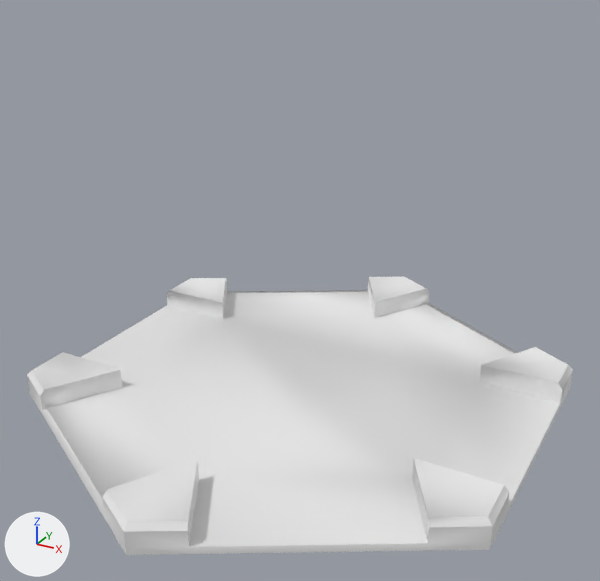
The FBX model Assets/_Project/Prefabs/HexTiles/Imports/HexTile10.fbx as it was, and as the next commit left it.
Before and after are seen from a camera (50 mm lens) standing at (12.8, -23.5, 15.8) and looking at (-0.1, 0.0, 4.0). Every picture has the same lights, and +X, +Y and +Z are marked at lower left. The picture after the commit comes second. Materials are left out; every surface is plain grey. Where no turn or scale is listed for an object, it has been applied to the vertices.

The scene before the commit, as lines of its bpy script (objects in view):
```python
me_scene_009 = bpy.data.meshes.new('Scene.009')
me_scene_009.from_pydata(...)  # 97 vertices, 184 faces; spans x -8.7..8.7, y -10.0..10.0, z 0.0..1.0
me_scene_009.materials.append(mat_material_001)
ob_terrain_01_009 = bpy.data.objects.new('Terrain_01.009', me_scene_009)
ob_terrain_01_009.location = (0.0, 0.0, 0.0)
```
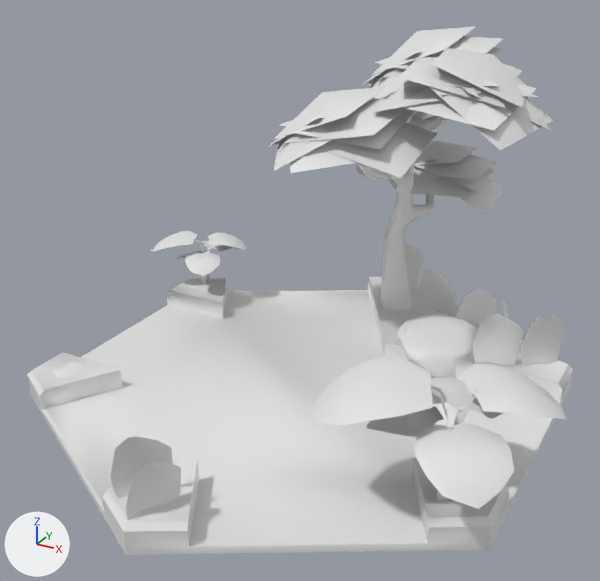
Commit message: Updated tiles

Where the newer file only moved an object's origin or applied its transform, the numbers keep the older frame.

Patch to the scene script:
```diff
--- a/Assets/_Project/Prefabs/HexTiles/Imports/HexTile10.fbx.py
+++ b/Assets/_Project/Prefabs/HexTiles/Imports/HexTile10.fbx.py
@@ me_scene_009 @@
 # used by ob_terrain_01_009; location = (0.0, 0.0, 0.0)
-me_scene_009.from_pydata(...)  # 97 vertices, 184 faces; spans x -8.7..8.7, y -10.0..10.0, z 0.0..1.0
+me_scene_009.from_pydata(...)  # 96 vertices, 177 faces; spans x -8.7..8.7, y -10.0..10.0, z 0.0..1.0
+# me_scene_009 part 1
+# 2 vertices are removed from x 1.4..7.1, y 5.7..9.0, z 0.3
+# 13 faces are deleted
+# 1 vertex is added at (1.9, 3.3, 1.0)
+# 6 new faces join them
@@ me_plane_001 @@
+me_plane_001.from_pydata(...)  # 368 vertices, 244 faces; spans x -9.8..9.9, y -7.1..6.9, z 0.7..4.6
@@ me_plane_002 @@
+me_plane_002.from_pydata(...)  # 192 vertices, 120 faces; spans x -1.0..8.2, y -9.8..9.2, z 0.6..3.2
@@ me_rock_003_low_001 @@
+me_rock_003_low_001.from_pydata(...)  # 540 vertices, 915 faces; spans x -7.66..5.17, y -4.82..6.37, z -0.21..1.57
@@ me_cube_002 @@
+me_cube_002.from_pydata(...)  # 774 vertices, 1079 faces; spans x -3.63..6.56, y 1.19..12.17, z 0.51..12.06
@@ ob_monsteraplant_002 @@
+ob_monsteraplant_002 = bpy.data.objects.new('monsteraPlant.002', me_plane_001)
+ob_monsteraplant_002.location = (0.0, 0.0, 0.0)
@@ ob_grass1_002 @@
+ob_grass1_002 = bpy.data.objects.new('grass1.002', me_plane_002)
+ob_grass1_002.location = (0.0, 0.0, 0.0)
@@ ob_rock2_001 @@
+ob_rock2_001 = bpy.data.objects.new('rock2.001', me_rock_003_low_001)
+ob_rock2_001.location = (0.0, 0.0, 0.0)
@@ ob_tree7_002 @@
+ob_tree7_002 = bpy.data.objects.new('Tree7.002', me_cube_002)
+ob_tree7_002.location = (0.0, 0.0, 0.0)
```

Where the change shows, as pixel boxes (x1, y1, x2, y2) in the pictures (600 x 581 px):
'Terrain_01.009', reshaped: before (27, 276, 573, 555); after (27, 277, 573, 555)
'Tree7.002', added: after (268, 26, 553, 311)
'monsteraPlant.002', added: after (151, 231, 567, 509)
'grass1.002', added: after (110, 243, 566, 520)
'rock2.001', added: after (55, 312, 475, 378)
part 1 of me_scene_009, built on: before (375, 289, 518, 383); after (375, 291, 523, 377)
